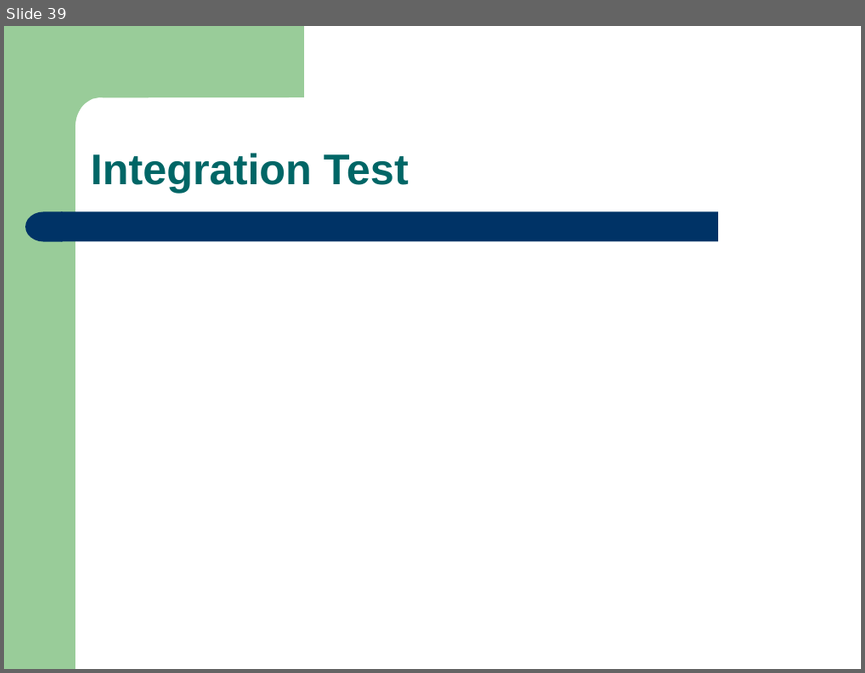
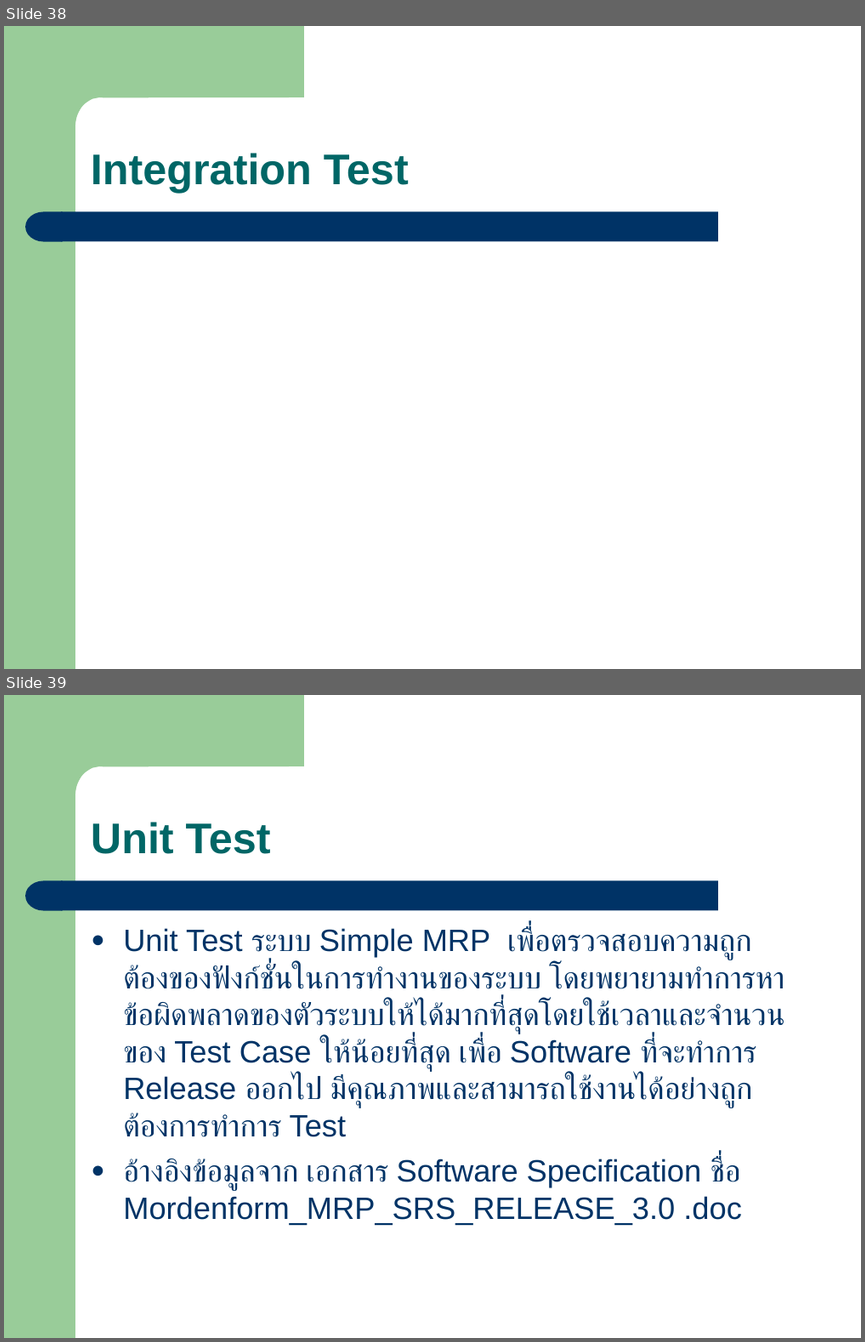
Before and after one commit to eseawind/simple-mrp, a slide deck: simple-mrp-doc/Simple_MRP_Present_V1.2_POM_20110226.ppt. Shown one above the other, each under a label of ours: slide 39 before the commit, slides 38 and 39 after it. The pictures are 865x673 and 865x1342 pixels, drawn with LibreOffice and Linux fonts; fonts in the diff are those of the drawing. Boxes give left, top, right and bottom in pixels: in the first picture for what was removed or moved away, otherwise in the second. Text is boxed around its words. In the diff, an @@ line names an element or a change of style, - is before the commit and + after.

```diff
--- a/simple-mrp-doc/Simple_MRP_Present_V1.2_POM_20110226.ppt
+++ b/simple-mrp-doc/Simple_MRP_Present_V1.2_POM_20110226.ppt
@@ slide 39 added at bbox=[4, 695, 861, 1338], background #FFFFFF; not listed: 4 template elements that a slide beside it also shows @@
@@ text added at bbox=[91, 822, 271, 854], 36 pt, text #006666, bold @@
+Unit Test
@@ text added at bbox=[123, 927, 784, 1224], 25.9 pt, text #003366 @@
+● Unit Test ระบบ Simple MRP เพื่อตรวจสอบความถูกต้องของฟังก์ชั่นในการทำงานของระบบ โดยพยายามทำการหาข้อผิดพลาดของตัวระบบให้ได้มากที่สุดโดยใช้เวลาและจำนวนของ Test Case ให้น้อยที่สุด เพื่อ Software ที่จะทำการ Release ออกไป มีคุณภาพและสามารถใช้งานได้อย่างถูกต้องการทำการ Test
+● อ้างอิงข้อมูลจาก เอกสาร Software Specification ชื่อ Mordenform_MRP_SRS_RELEASE_3.0 .doc
@@ what was slide 39 is now slide 38 @@
```
Also in this commit, not shown: 1 slide changed, 24 other slides added, 2 slides removed, 3 other files.
